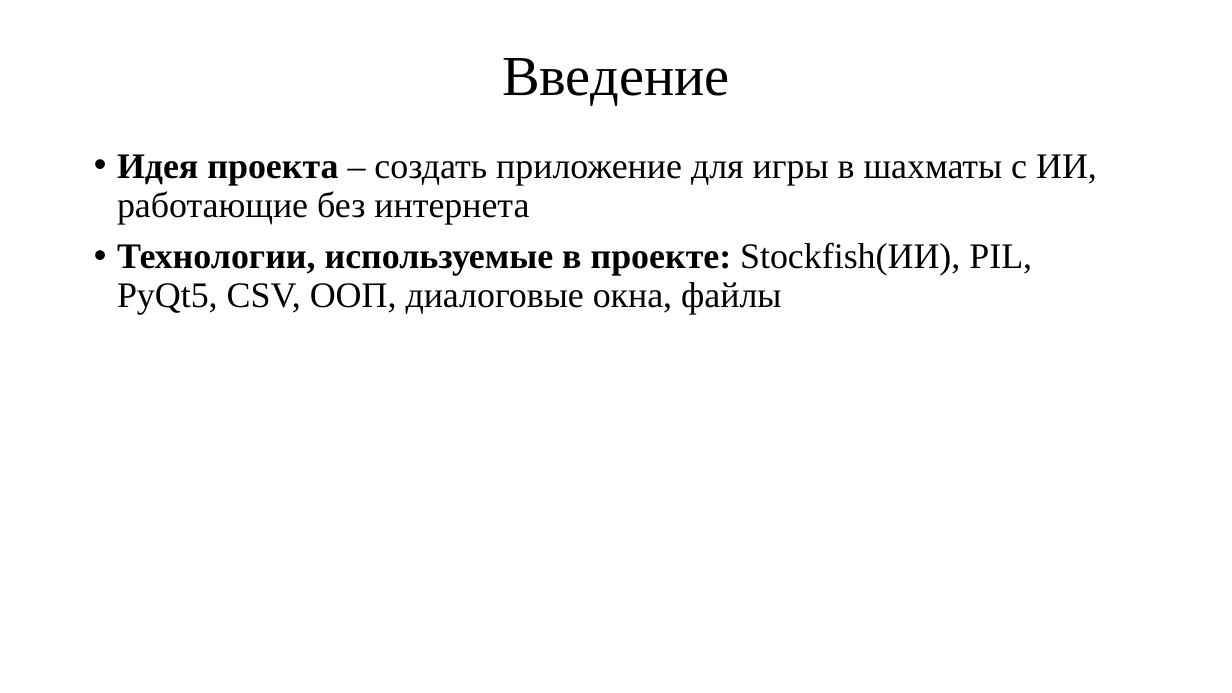
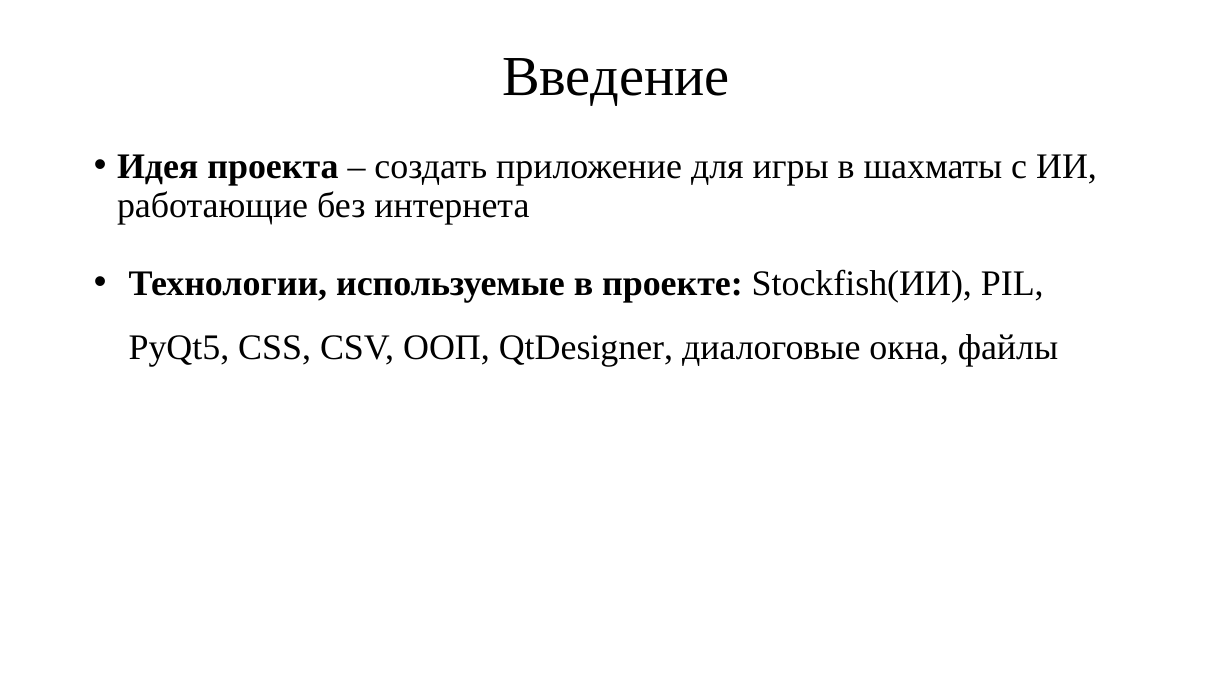
Before and after one commit to MatveyZhikharev/Chess_PyQt, a slide deck: slide 2 of Презентация.pptx. Drawn at 1232x693 pixels with LibreOffice and Linux fonts; fonts in the diff are those of the drawing. Boxes give left, top, right and bottom in pixels: in the first picture for what was removed or moved away, otherwise in the second. Text is boxed around its words. In the diff, an @@ line names an element or a change of style, - is before the commit and + after.

```diff
--- a/Презентация.pptx
+++ b/Презентация.pptx
@@ text at (129, 269, 1058, 367): text changed @@
-• Технологии, используемые в проекте: Stockfish(ИИ), PIL, PyQt5, CSV, ООП, диалоговые окна, файлы
+• Технологии, используемые в проекте: Stockfish(ИИ), PIL, PyQt5, CSS, CSV, ООП, QtDesigner, диалоговые окна, файлы
```
Also in this commit, not shown: 3 other slides changed, 5 slides added, 2 other files.
